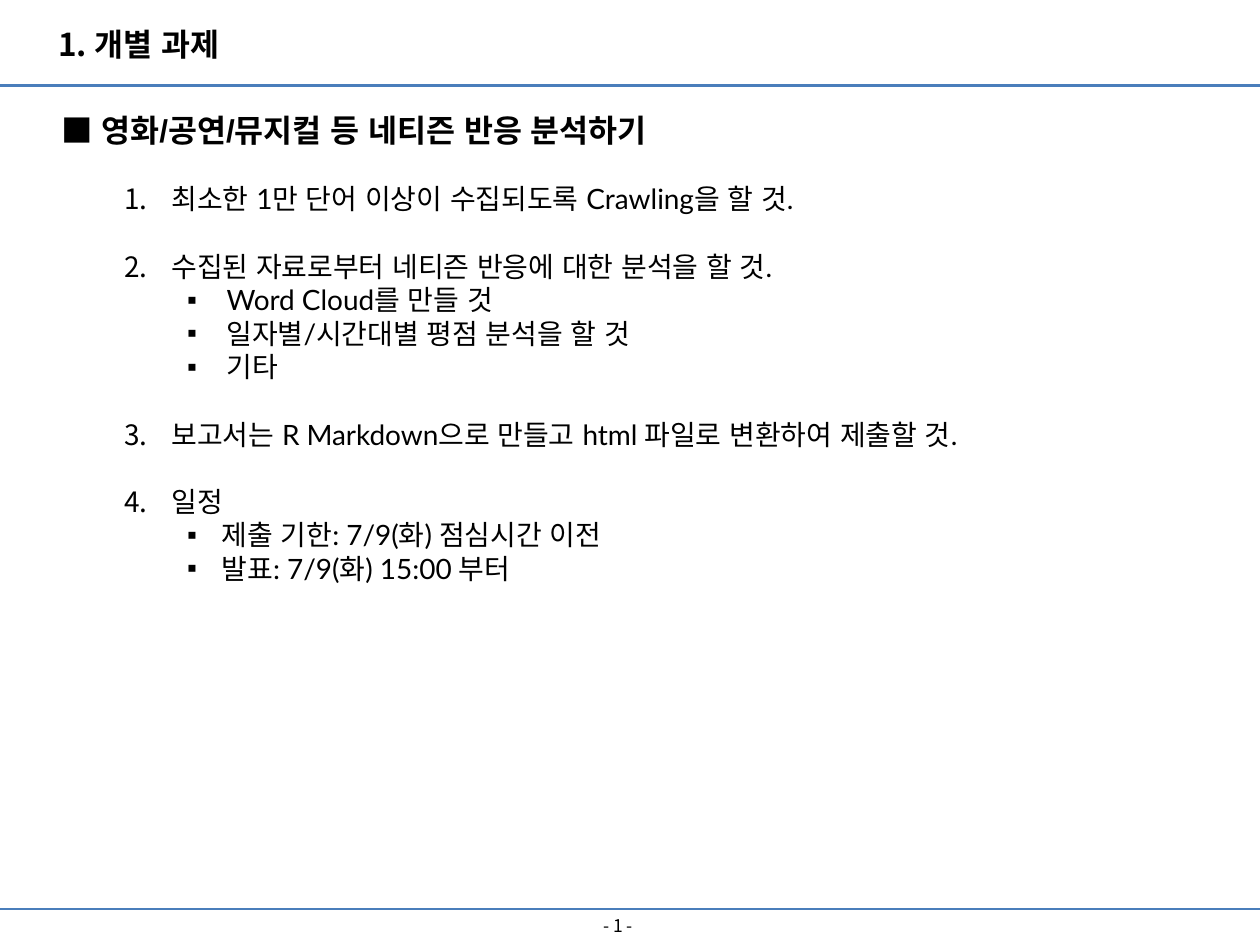
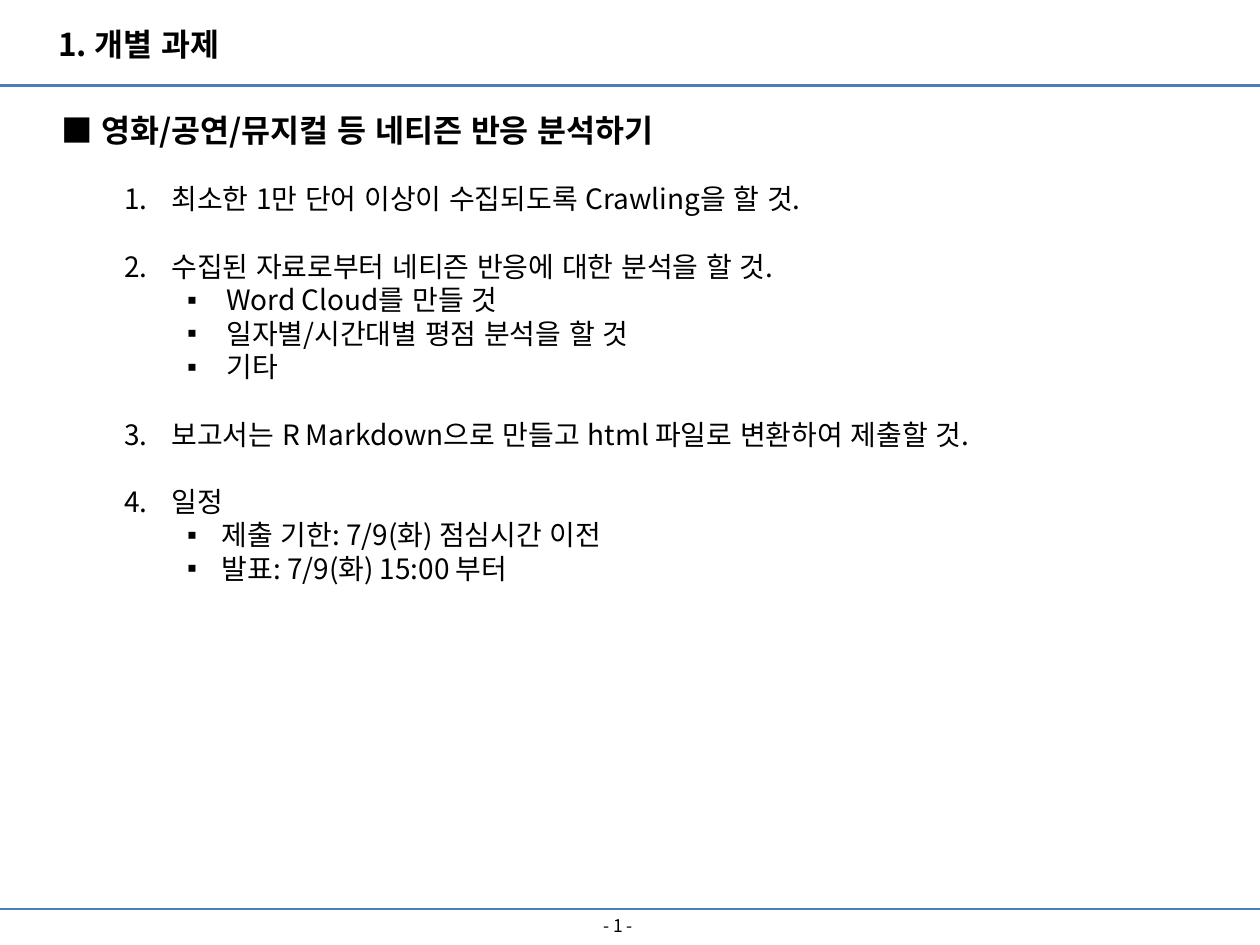
Before and after one commit to hsyliark/R_Project, a slide deck: slide 2 of 1st project/1차 프로젝트.pptx. Drawn at 1260x945 pixels with LibreOffice and Linux fonts; fonts in the diff are those of the drawing. Boxes give left, top, right and bottom in pixels: in the first picture for what was removed or moved away, otherwise in the second. Text is boxed around its words. In the diff, an @@ line names an element or a change of style, - is before the commit and + after.

```diff
--- a/1st project/1차 프로젝트.pptx
+++ b/1st project/1차 프로젝트.pptx
@@ text "■ 영화/공연/뮤지컬 등 네티즌 반응 ..." at box(101, 115, 970, 585): font Arial to Noto Sans CJK KR in "■ 영화/공연/뮤지컬 등 네티즌 반응 분석하기"; font Lato to Noto Sans CJK KR in "최소한 1만 단어 이상이 수집되도록 Crawling을 할 ...", "수집된 자료로부터 네티즌 반응에 대한 분석을 할 ...", "Word Cloud를 만들 것", "일자별/시간대별 평점 분석을 할 것" and 5 more places @@
```
Also in this commit, not shown: 2 other slides changed, 2 other files.
